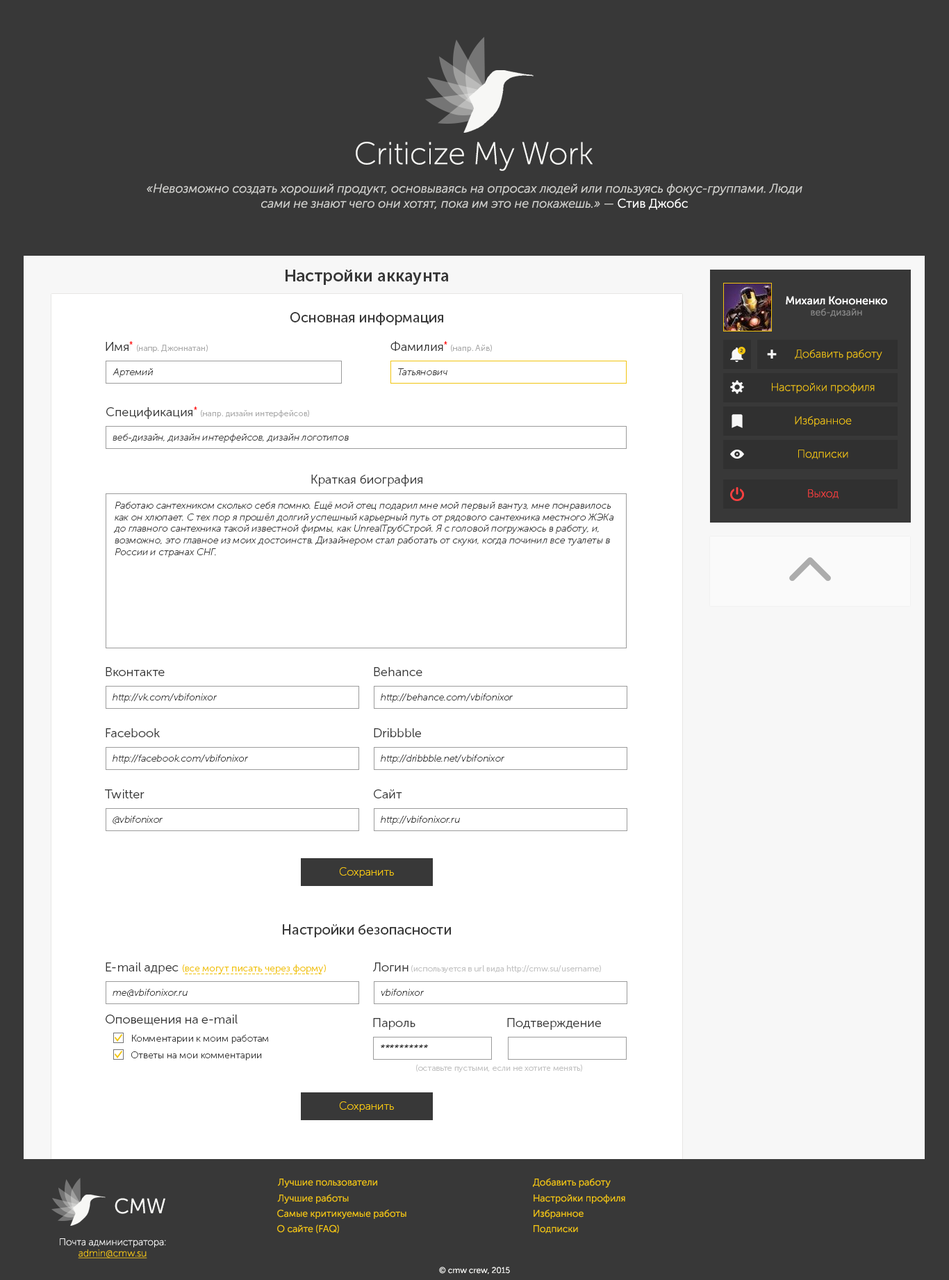
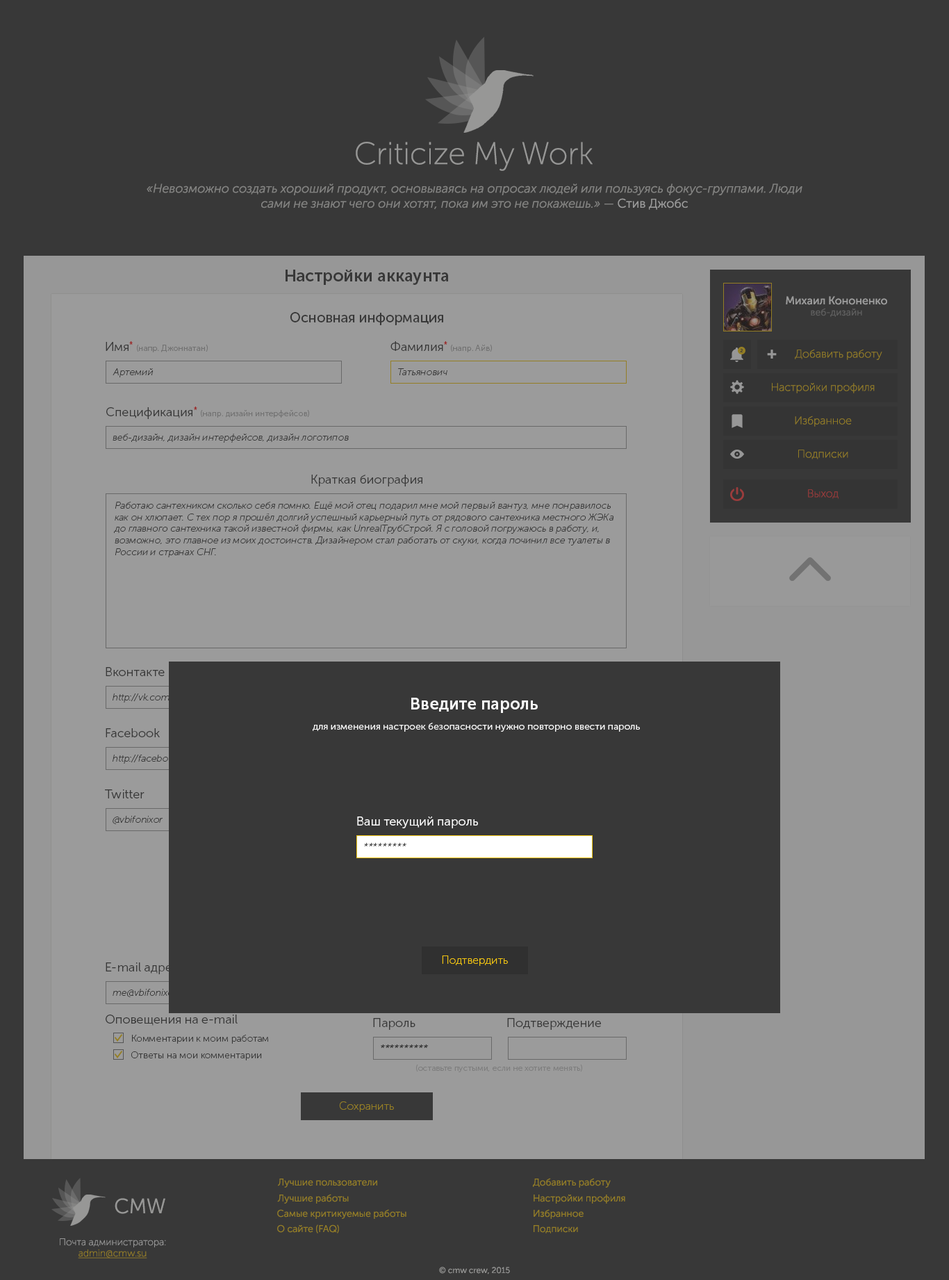
Layer changes from the first w=949, h=1280 image to the second:
showed group "modals" (56 layers) over (23, 36, 926, 1275)
added group "882x504" with 13 layers in group "modals" over (23, 36, 926, 1275)
added group "modal_contents копия 2" with 10 layers in group "882x504" over (312, 697, 641, 975)
added group "save копия" (3rd of 4, in "modals" › "882x504" › "modal_contents копия 2") with 2 layers in group "modal_contents копия 2" over (421, 946, 529, 975)
added layer "Подтвердить" (3rd of 4, in "modals" › "882x504" › "modal_contents копия 2" › "save копия") in group "save копия" over (442, 955, 509, 967)
added layer "Прямоугольник 23" (3rd of 6, in "modals" › "882x504" › "modal_contents копия 2" › "save копия") in group "save копия" over (421, 946, 529, 975)
added layer "для изменения настроек безопасности нужно повторно ввести парол" (3rd of 4, in "modals" › "882x504" › "modal_contents копия 2") in group "modal_contents копия 2" over (312, 722, 641, 732)
added layer "Введите пароль" (3rd of 4, in "modals" › "882x504" › "modal_contents копия 2") in group "modal_contents копия 2" over (411, 697, 538, 714)
added group "last" (3rd of 5, in "modals" › "882x504" › "modal_contents копия 2") with 4 layers in group "modal_contents копия 2" over (356, 816, 593, 859)
added layer "Ваш текущий пароль" (3rd of 4, in "modals" › "882x504" › "modal_contents копия 2" › "last") in group "last" over (357, 816, 479, 829)
added layer "*********" (3rd of 4, in "modals" › "882x504" › "modal_contents копия 2" › "last") in group "last" over (364, 843, 407, 847)
added layer "input active" (3rd of 5, in "modals" › "882x504" › "modal_contents копия 2" › "last") in group "last" over (356, 835, 593, 859)
added layer "Прямоугольник 24" (3rd of 4, in "modals" › "882x504") in group "882x504" over (168, 661, 781, 1014)
added layer "Слой 4 копия" (3rd of 4, in "modals" › "882x504") (50%) in group "882x504" over (23, 36, 926, 1275)
